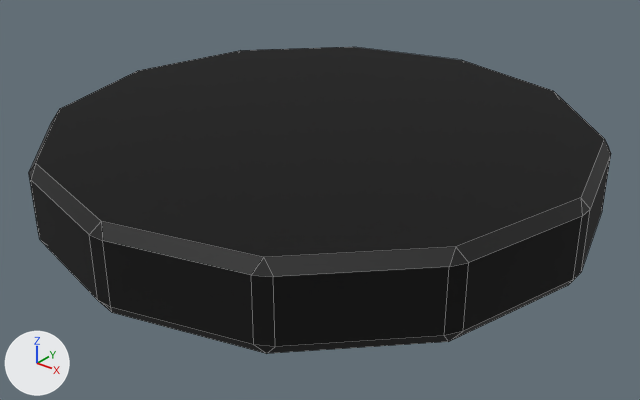
Renders of the FBX model CheckersUnity/Assets/Elements/BlackPiece.fbx from each side of a commit.
Camera for both pictures: a 50 mm camera at (0.01847, -0.02312, 0.01397) aimed at (0.00036, -0.00048, -0.00006). The axes (+X, +Y, +Z) are drawn at lower left. The lights are the same throughout. Mesh edges are drawn as thin lines. Where no turn or scale is listed for an object, it has been applied to the vertices.

In view in the first picture: 'WhitePawn'.
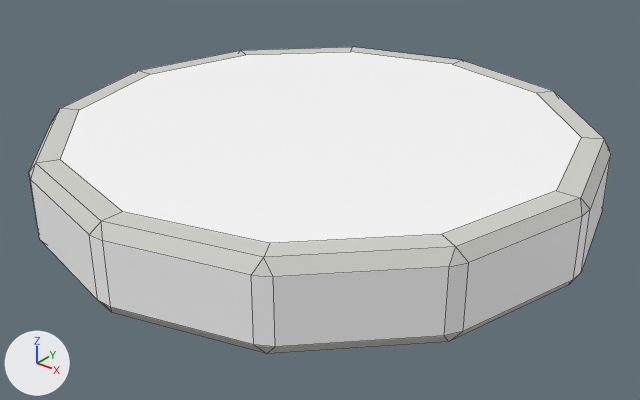
Changed parts and their boxes (x1, y1, x2, y2) in the pictures (640 x 400 px):
part 1 of me_cylinder, built on
    both: (36, 47, 604, 257)
part 2 of me_cylinder, recoloured (black to grey)
    both: (29, 155, 611, 347)
part 3 of me_cylinder, recoloured (black to grey)
    both: (29, 112, 611, 354)

Patch to the scene script:
```diff
--- a/CheckersUnity/Assets/Elements/BlackPiece.fbx.py
+++ b/CheckersUnity/Assets/Elements/BlackPiece.fbx.py
@@ me_cylinder @@
 # verts and faces of me_cylinder; kept vertices keep their numbers, new ones are numbered from 72
-me_cylinder.from_pydata(...)  # 72 vertices, 74 faces; spans x -0.01..0.01, y -0.01..0.01, z -0.0003..0.0027
+me_cylinder.from_pydata(...)  # 84 vertices, 86 faces; spans x -0.01..0.01, y -0.01..0.01, z -0.0003..0.0027
+# me_cylinder part 1
+delete_faces([(3, 69, 63, 57, 51, 45, 39, 33, 27, 21, 15, 9)])
+verts[72] = (0.0, 0.009, 0.0027)  # pixel (452, 64)
+verts[73] = (0.0045, 0.0078, 0.0027)  # pixel (536, 92)
+verts[74] = (0.0078, 0.0045, 0.0027)  # pixel (581, 137)
+verts[75] = (0.009, 0.0, 0.0027)  # pixel (556, 190)
+verts[76] = (0.0078, -0.0045, 0.0027)  # pixel (441, 234)
+verts[77] = (0.0045, -0.0078, 0.0027)  # pixel (269, 243)
+verts[78] = (0.0, -0.009, 0.0027)  # pixel (122, 211)
+verts[79] = (-0.0045, -0.0078, 0.0027)  # pixel (60, 159)
+verts[80] = (-0.0078, -0.0045, 0.0027)  # pixel (79, 109)
+verts[81] = (-0.009, 0.0, 0.0027)  # pixel (149, 74)
+verts[82] = (-0.0078, 0.0045, 0.0027)  # pixel (245, 54)
+verts[83] = (-0.0045, 0.0078, 0.0027)  # pixel (350, 51)
+faces += [(72, 83, 82, 81, 80, 79, 78, 77, 76, 75, 74, 73)]  # mat_whitepawn (white #ffffff)
+faces += [(3, 72, 73, 9), (9, 73, 74, 15), (15, 74, 75, 21), (21, 75, 76, 27), (27, 76, 77, 33), (33, 77, 78, 39)]  # mat_whitepawnsidecolor (light grey #d4d4ce)
+faces += [(39, 78, 79, 45), (45, 79, 80, 51), (51, 80, 81, 57), (57, 81, 82, 63), (63, 82, 83, 69), (3, 69, 83, 72)]  # mat_whitepawnsidecolor (light grey #d4d4ce)
+# me_cylinder part 2: 25 faces spanning x -0.01..0.01, y -0.01..0.01, z -0.0003..0.0023 switch from mat_blackpawn (black #020202) to mat_whitepawn (white #ffffff)
+# me_cylinder part 3: 48 faces spanning x -0.01..0.01, y -0.01..0.01, z -0.0003..0.0027 switch from mat_blackpawnsidecolor (black #181818) to mat_whitepawnsidecolor (light grey #d4d4ce)
```
